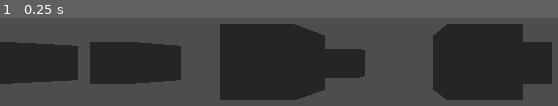
Above: before the commit, frame 1.
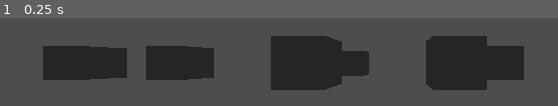
Above: after the commit, the same moment.

Repository: ieee-sb-uniwa/lidar-cane
Game: Godot game, scene res://main.tscn
Two runs of this game, one before a commit and one after it. Both use one fixed random seed, a clock stepped at 60 frames per second and the inputs below.
Inputs:
- Up to frame 1 (0.25 s): no input

The runs differ from the first frame. In frame 1, 28% of the frame differs, in the area x 0-99%, y 6-94%.

Commit message:
first functional prototype for the simulator

Diff:
--- a/godot/lidar-game/box.tscn
+++ b/godot/lidar-game/box.tscn
@@ -1,8 +1,13 @@
-[gd_scene load_steps=2 format=3 uid="uid://bm4nfuekpgyjr"]
+[gd_scene load_steps=3 format=3 uid="uid://bm4nfuekpgyjr"]
+
+[sub_resource type="BoxShape3D" id="BoxShape3D_oyhfb"]
 
 [sub_resource type="BoxMesh" id="BoxMesh_oyhfb"]
 
-[node name="Node3D" type="Node3D"]
+[node name="Node3D" type="StaticBody3D" groups=["box"]]
+
+[node name="CollisionShape3D" type="CollisionShape3D" parent="."]
+shape = SubResource("BoxShape3D_oyhfb")
 
 [node name="MeshInstance3D" type="MeshInstance3D" parent="."]
 mesh = SubResource("BoxMesh_oyhfb")
--- a/godot/lidar-game/boxes.gd
+++ b/godot/lidar-game/boxes.gd
@@ -32,3 +32,8 @@
 	box_instance = box_scene.instantiate()
 	add_child(box_instance)
 	box_instance.set_as_top_level(true)
+	# direction in front of this node
+	var forward = -transform.basis.z.normalized()
+
+	# place the box in front of the player
+	box_instance.global_position = global_position + forward
--- a/godot/lidar-game/main.gd
+++ b/godot/lidar-game/main.gd
@@ -4,6 +4,11 @@
 var client : StreamPeerTCP
 
 const PORT = 65432
+var movement = true
+@onready var angle = get_node("Camera3D/RayCast3D")
+var send = false
+signal connected
+var start = false
 
 func _ready():
 	var err = server.listen(PORT)
@@ -18,11 +23,26 @@
 	if server.is_connection_available():
 		client = server.take_connection()
 		print("Client connected!")
+		emit_signal("connected")
+		start = true
+	# If connected, send data
+	if client and client.get_status() == StreamPeerTCP.STATUS_CONNECTED and send == true:
+		var message = str(angle.get_angles())
+		client.put_data(message.to_utf8_buffer())
 
-	# If connected, send data
-	if client and client.is_connected_to_host():
-		var message = "Hello from Godot!"
-		client.put_utf8_string(message)
-		client.put_u8(10)  # newline or delimiter
-		client.flush()
-		print(message)
+
+func _physics_process(delta):
+	if(start == true):
+		moving()
+func _on_ray_cast_3d_stop_moving() -> void:
+	movement = false
+	send = true
+
+func moving():
+	if(movement):
+		translate(Vector3(0,0,-.01))
+
+
+func _on_ray_cast_3d_start_moving() -> void:
+	movement = true
+	send = false
--- a/godot/lidar-game/main.tscn
+++ b/godot/lidar-game/main.tscn
@@ -26,3 +26,7 @@
 [node name="boxes" type="Node3D" parent="."]
 transform = Transform3D(1, 0, 0, 0, 1, 0, 0, 0, 1, 0.03865403, 0, -2.45186)
 script = ExtResource("2_0xm2m")
+
+[connection signal="connected" from="." to="Camera3D/RayCast3D" method="_on_node_3d_connected"]
+[connection signal="start_moving" from="Camera3D/RayCast3D" to="." method="_on_ray_cast_3d_start_moving"]
+[connection signal="stop_moving" from="Camera3D/RayCast3D" to="." method="_on_ray_cast_3d_stop_moving"]
--- a/godot/lidar-game/project.godot
+++ b/godot/lidar-game/project.godot
@@ -18,3 +18,11 @@
 [dotnet]
 
 project/assembly_name="lidar game"
+
+[global_group]
+
+box=""
+
+[physics]
+
+common/physics_ticks_per_second=120
--- a/godot/lidar-game/ray_cast_3d.gd
+++ b/godot/lidar-game/ray_cast_3d.gd
@@ -2,14 +2,76 @@
 
 var rotation_speed = 90.0 # degrees per second
 var direction = 1 # 1 for increasing, -1 for decreasing
+var items = []
+@onready var camera = get_parent()
+@onready var ray = $'.'
+signal stop_moving
+signal start_moving
+var prev_angle = 0
+var i = 0
+var angles_to_send = 0
+var previous_angle = 0
+var start_game = false
+func _ready():
+	rotation_degrees.y += 60
+func _process(delta):
+	if start_game == true:
+		rot_func(60.0, delta, ray)
+		var deg = int(rotation_degrees.y)
+		var current_angle = rotation_degrees.y
+		if int(current_angle / 6) != int(prev_angle / 6):
+			i += 1
 
-func _process(delta):
-	rotation_degrees.y += rotation_speed * delta * direction
 
+		if ray.is_colliding():
+			emit_signal("stop_moving")
+			var collider = ray.get_collider()
+			if collider.is_in_group("box"):
+			#	print("Hit object:", collider)
+				if int(current_angle / 6) != int(prev_angle / 6):
+					items.append(1)
+				if(len(items)>1):
+
+					if(items[i-1] == 0):
+						if(i<10):
+							get_parent().get_parent().rotation_degrees.y += 6
+							angles_to_send = (rotation_degrees.y + 6)
+
+						else:
+							get_parent().get_parent().rotation_degrees.y -= 6
+							angles_to_send = (rotation_degrees.y - 6)
+					#print(int(angles_to_send))
+
+
+		else:
+				if int(current_angle / 6) != int(prev_angle / 6):
+					items.append(0)
+					emit_signal("start_moving")
+
+		if(i>19):
+			items.clear()
+			i = 0
+		prev_angle = current_angle
+		#else:
+			#get_parent().get_parent().position.x = 10
+
+
+
+func rot_func(limit, delta, target):
+	target.rotation_degrees.y += rotation_speed * delta * direction
 	# When reaching limits, flip direction
-	if rotation_degrees.y >= 60.0:
-		rotation_degrees.y = 60.0
+	if target.rotation_degrees.y >= limit:
+		target.rotation_degrees.y = limit
 		direction = -1
-	elif rotation_degrees.y <= -60.0:
-		rotation_degrees.y = -60.0
+	elif target.rotation_degrees.y <= -limit:
+		target.rotation_degrees.y = -limit
 		direction = 1
+func get_angles():
+	if (previous_angle!=angles_to_send):
+		previous_angle = angles_to_send
+		return(int(angles_to_send))
+	return("e")
+
+
+func _on_node_3d_connected() -> void:
+	start_game = true
Not shown, added: godot/lidar-game/lidar game.csproj
Not shown, added: godot/lidar-game/lidar game.sln
